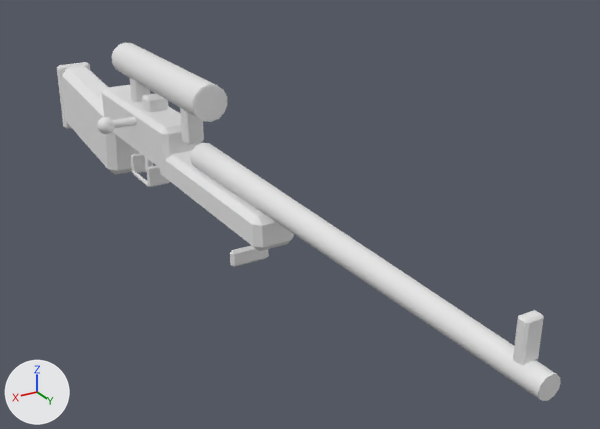
One commit to the glTF model ambush_loop/art/v2/models/kar98k_zf_lod0.glb: the scene before it, then after it.
Before and after are seen from a 50 mm camera at (0.406, 1.123, 0.39) aimed at (-0.08, 0.313, -0.015). Lighting does not change. The marker at lower left points along +X, +Y and +Z. The older version comes first. Vertices at exactly the same position are counted once.

Names of what the first picture shows: 'kar98k_zf_body'.
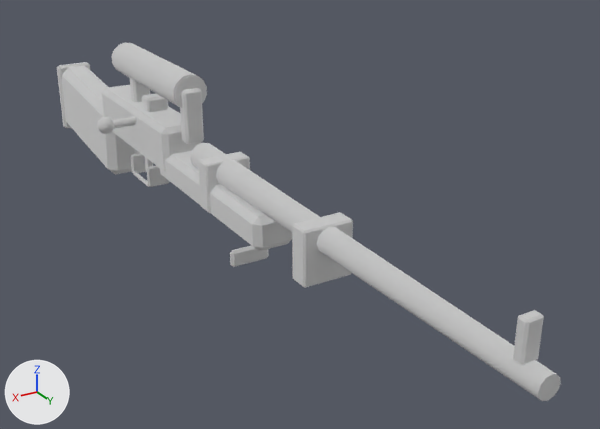
Boxes [x1, y1, x2, y2] around the edits, measured in the pictures (600 x 429 px; the box of a moved part takes in the faces that stretch with it):
part 1 of me_cube_334, moved or reshaped: before [194, 86, 226, 121]; after [175, 76, 206, 106]
part 2 of me_cube_334, added: after [198, 152, 250, 213]
part 3 of me_cube_334, added: after [292, 212, 353, 288]
part 4 of me_cube_334, moved or reshaped: before [111, 42, 227, 122]; after [111, 42, 207, 108]

What the commit changed:
Material 'v2_actor_atlas' (mat_v2_actor_atlas) is new.
Its base color is (0.8, 0.8, 0.8) (white #e7e7e7).
Its metallic is 1.0.
Its roughness is 1.0.
me_cube_334 is used by ob_kar98k_zf_body; location (0.0, 0.0, 0.0).
me_cube_334 had 520 vertices, 960 faces and spanned x -0.029..0.081, y -0.339..0.79, z -0.078..0.143.
me_cube_334 now has 568 vertices, 1048 faces and spans x -0.029..0.081, y -0.339..0.79, z -0.078..0.143.
me_cube_334 part 1: the loose piece of 28 vertices spanning x -0.02..0.02, y 0.237..0.239, z 0.099..0.141 is moved by (0.0, -0.058, 0.0), in mat_v2_actor_atlas (white #e7e7e7).
me_cube_334 part 2: a new loose piece of 24 vertices spanning x -0.029..0.029, y 0.258..0.282, z -0.001..0.061, in mat_v2_actor_atlas (white #e7e7e7).
me_cube_334 part 3: a new loose piece of 24 vertices spanning x -0.029..0.029, y 0.478..0.502, z -0.001..0.061, in mat_v2_actor_atlas (white #e7e7e7).
me_cube_334 part 4: 14 vertices removed from x -0.022..0.022, y 0.238, z 0.097..0.143; 14 vertices added at x -0.022..0.022, y 0.18, z 0.097..0.143.
me_cube_334 gains material mat_v2_actor_atlas (white #e7e7e7).
